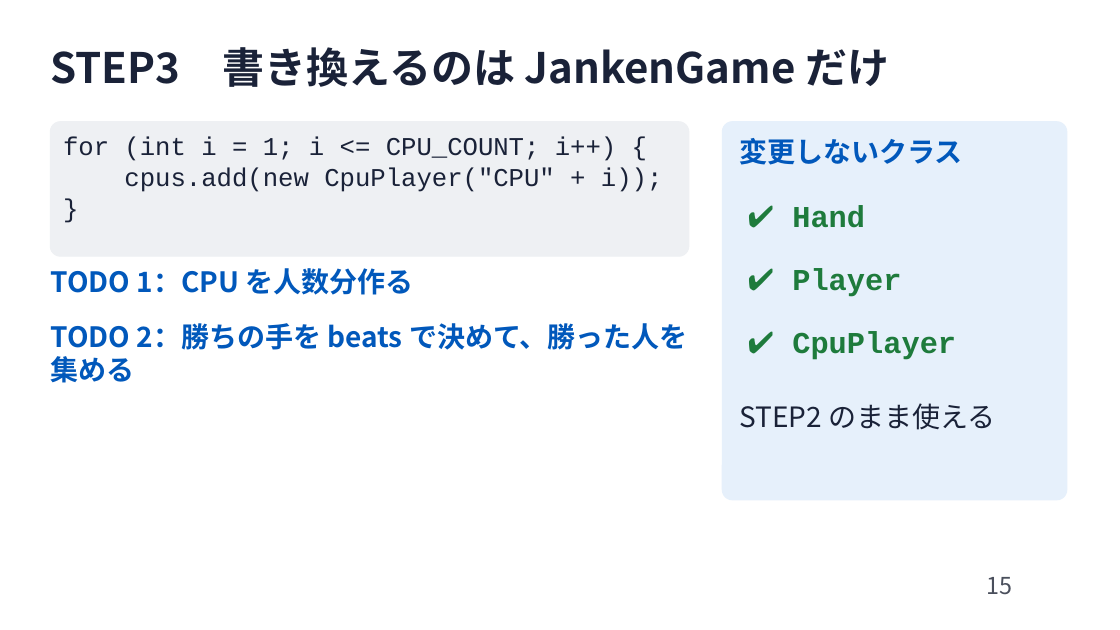
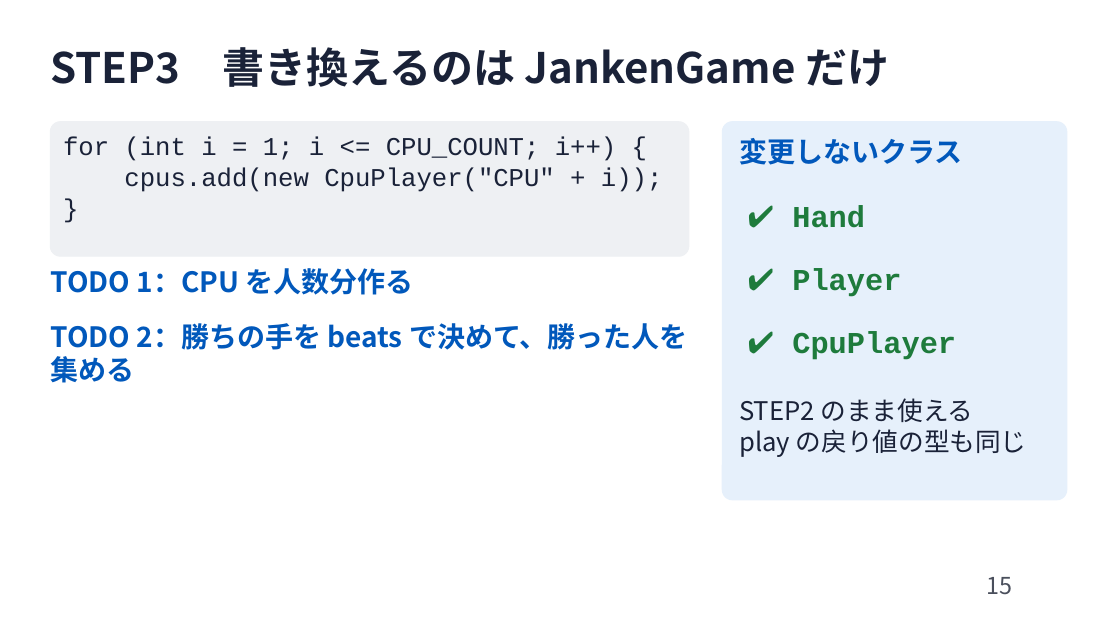
Before and after one commit to user00-practice/janken-oop-taiken, a slide deck: slide 15 of teacher/slides_janken-oop.pptx. Drawn at 1120x630 pixels with LibreOffice and Linux fonts; fonts in the diff are those of the drawing; background and template pictures are left out. Boxes give left, top, right and bottom in pixels: in the first picture for what was removed or moved away, otherwise in the second. Text is boxed around its words. In the diff, an @@ line names an element or a change of style, - is before the commit and + after.

Commit message:
戻り値にnullを使わないように変更

```diff
--- a/teacher/slides_janken-oop.pptx
+++ b/teacher/slides_janken-oop.pptx
@@ text at (739,398,974,422): size 24 to 22 pt in "STEP2 のまま使える" @@
@@ text at (739,429,1027,457): paragraph added @@
+play の戻り値の型も同じ
```
Also in this commit, not shown: 1 other slide changed, 8 other files.
